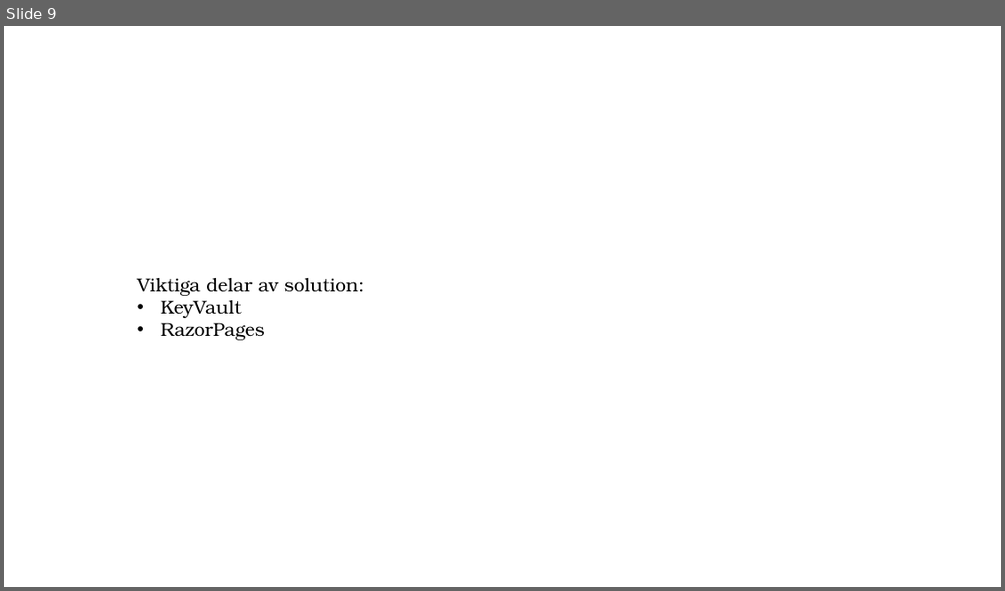
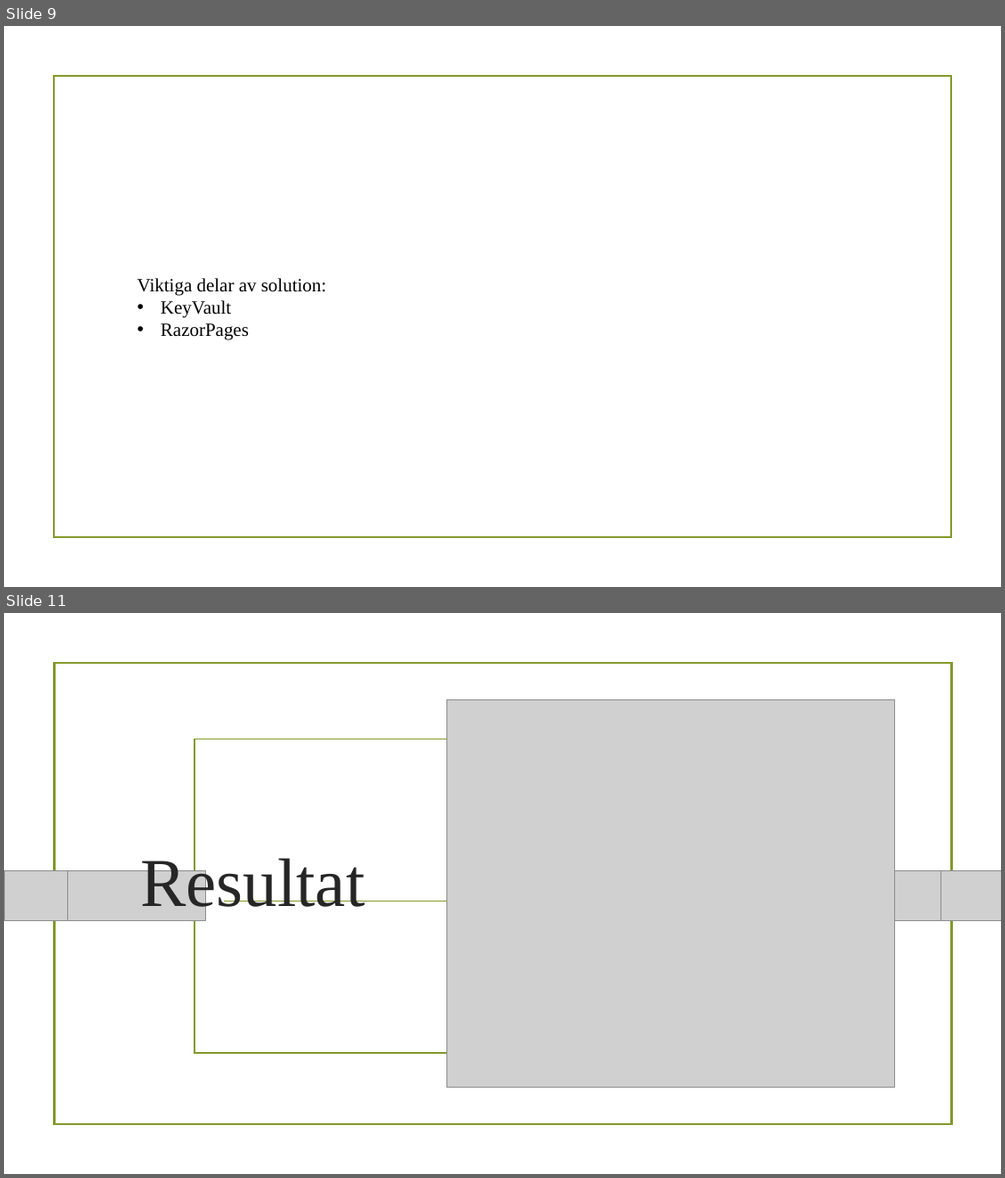
Before and after one commit to PGBSNH19/spacepark-grupp-2-b02-b04, a slide deck: Dokumentation/Geometric color block.pptx. Shown one above the other, each under a label of ours: slide 9 before the commit, slides 9 and 11 after it; the slides between them are not shown. The pictures are 1005x591 and 1005x1178 pixels, drawn with LibreOffice and Linux fonts; fonts in the diff are those of the drawing; grey boxes stand for pictures; background and template pictures are left out. Boxes give left, top, right and bottom in pixels: in the first picture for what was removed or moved away, otherwise in the second. Text is boxed around its words. In the diff, an @@ line names an element or a change of style, - is before the commit and + after.

```diff
--- a/Dokumentation/Geometric color block.pptx
+++ b/Dokumentation/Geometric color block.pptx
@@ slide 11 added at (x1=4, y1=613, x2=1001, y2=1174), background picture (left out); not listed: 1 template element that a slide beside it also shows @@
@@ rectangle added at (x1=55, y1=663, x2=952, y2=1125), outline #83992A 1.25 pt @@
@@ picture added at (x1=447, y1=699, x2=895, y2=1086) @@
@@ rectangle added at (x1=194, y1=739, x2=811, y2=1053), outline #83992A 1.25 pt @@
@@ text added at (x1=140, y1=852, x2=364, y2=919), 66 pt, text #262626 @@
+Resultat
@@ picture added at (x1=4, y1=870, x2=205, y2=920) @@
@@ picture added at (x1=4, y1=871, x2=67, y2=920) @@
@@ picture added at (x1=801, y1=870, x2=1001, y2=920) @@
@@ picture added at (x1=940, y1=871, x2=1001, y2=920) @@
@@ line added from (224, 900) to (782, 900), #83992A 1.25 pt @@
@@ slide 9 changed as well @@
@@ rectangle added at (x1=53, y1=76, x2=951, y2=538), outline #83992A 1.25 pt @@
@@ text "Viktiga delar av solution:" at (x1=138, y1=278, x2=326, y2=340): font TeX Gyre Bonum to Times New Roman @@
@@ ellipse removed at (x1=938, y1=538, x2=971, y2=571) @@
```
Also in this commit, not shown: 3 other slides changed, 10 other slides added, 7 slides removed.
